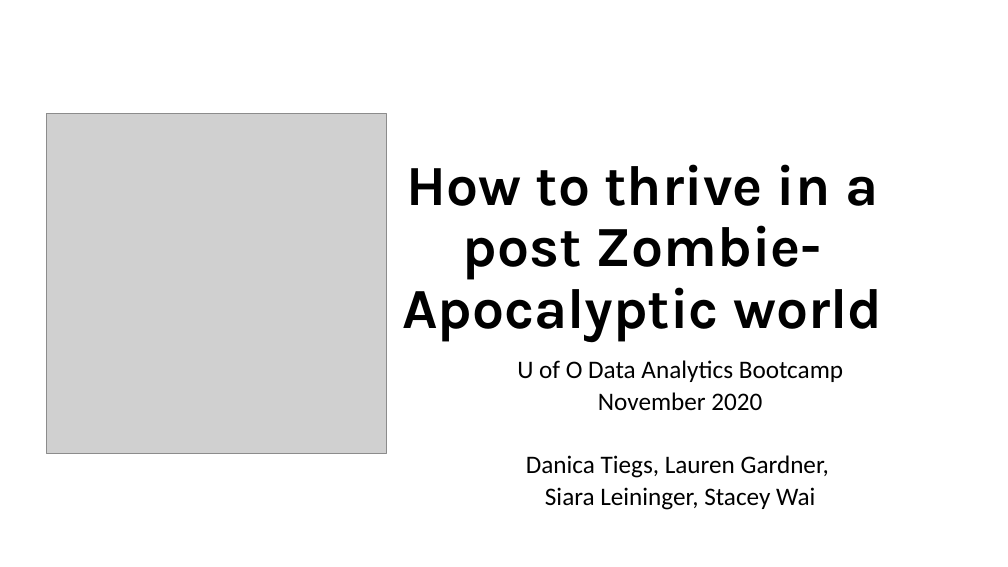
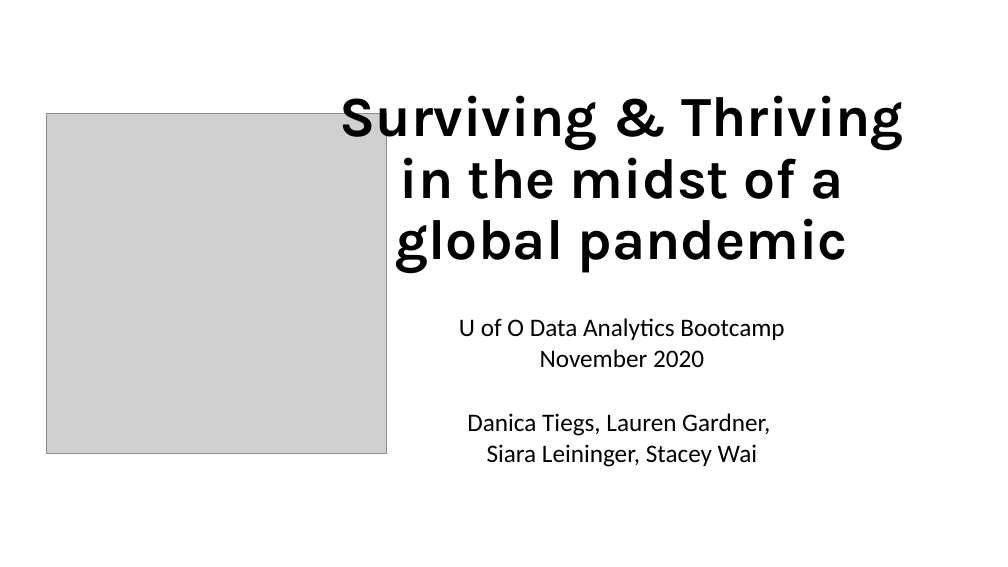
Before and after one commit to staceywai/bootcamp-project, a slide deck: slide 1 of Final Presentation/Bootcamp-Project-1.pptx. Drawn at 1008x567 pixels with LibreOffice and Linux fonts; fonts in the diff are those of the drawing; grey boxes stand for pictures. Boxes give left, top, right and bottom in pixels: in the first picture for what was removed or moved away, otherwise in the second. Text is boxed around its words. In the diff, an @@ line names an element or a change of style, - is before the commit and + after.

```diff
--- a/Final Presentation/Bootcamp-Project-1.pptx
+++ b/Final Presentation/Bootcamp-Project-1.pptx
@@ title at <box>340,95,904,273</box>: text changed @@
-How to thrive in a post Zombie-Apocalyptic world
+Surviving & Thriving in the midst of a global pandemic
@@ subtitle "U of O Data Analytics ...": place and size @@
-subtitle "U of O Data Analytics ..." at <box>517,360,843,510</box>
+subtitle "U of O Data Analytics ..." at <box>459,318,784,467</box>
```
Also in this commit, not shown: 5 other slides changed, 4 slides added, 4 slides removed, 1 other file.
